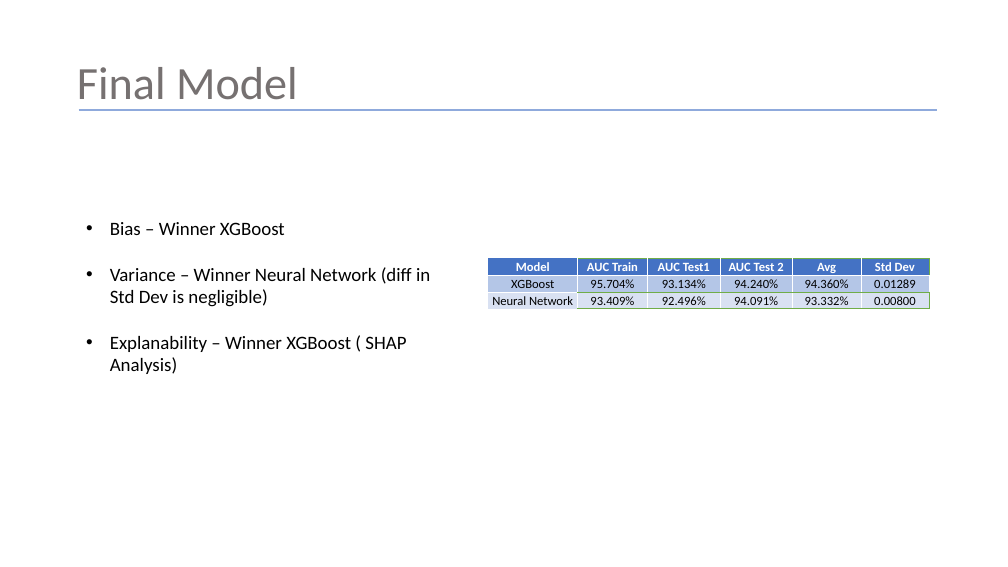
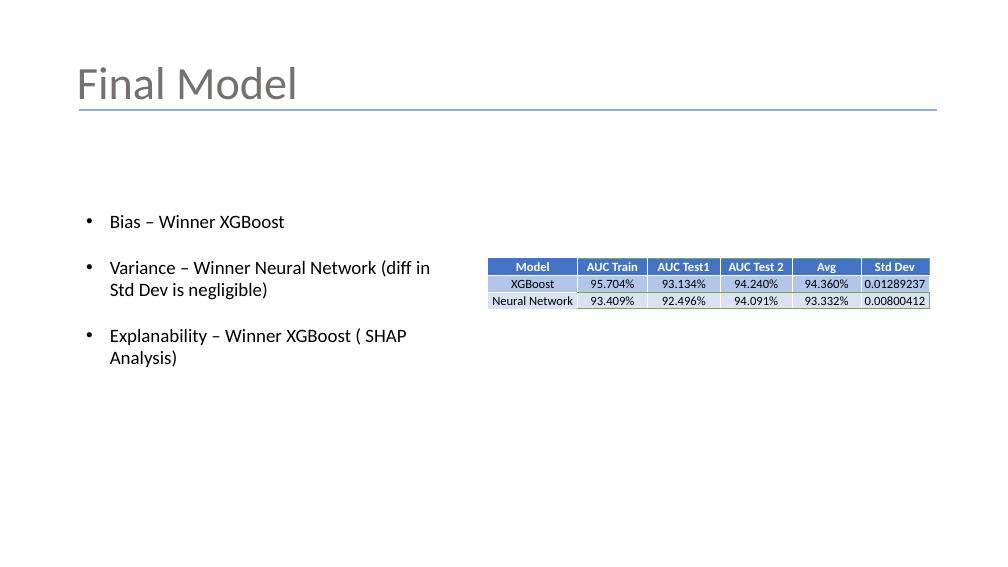
Before and after one commit to Shritej24c/Credit-Default-Pred, a slide deck: slide 17 of Credit Default Risk.pptx. Drawn at 1008x567 pixels with LibreOffice and Linux fonts; fonts in the diff are those of the drawing. Boxes give left, top, right and bottom in pixels: in the first picture for what was removed or moved away, otherwise in the second. Text is boxed around its words. In the diff, an @@ line names an element or a change of style, - is before the commit and + after.

```diff
--- a/Credit Default Risk.pptx
+++ b/Credit Default Risk.pptx
@@ text "Bias – Winner XGBoost": place and size @@
-text "Bias – Winner XGBoost" at [110,222,430,374]
+text "Bias – Winner XGBoost" at [110,215,430,367]
@@ table at [488,259,931,309] @@
-row 2, column 6: 0.01289
+row 2, column 6: 0.01289237
-row 3, column 6: 0.00800
+row 3, column 6: 0.00800412
```
Also in this commit, not shown: 8 other slides changed.
